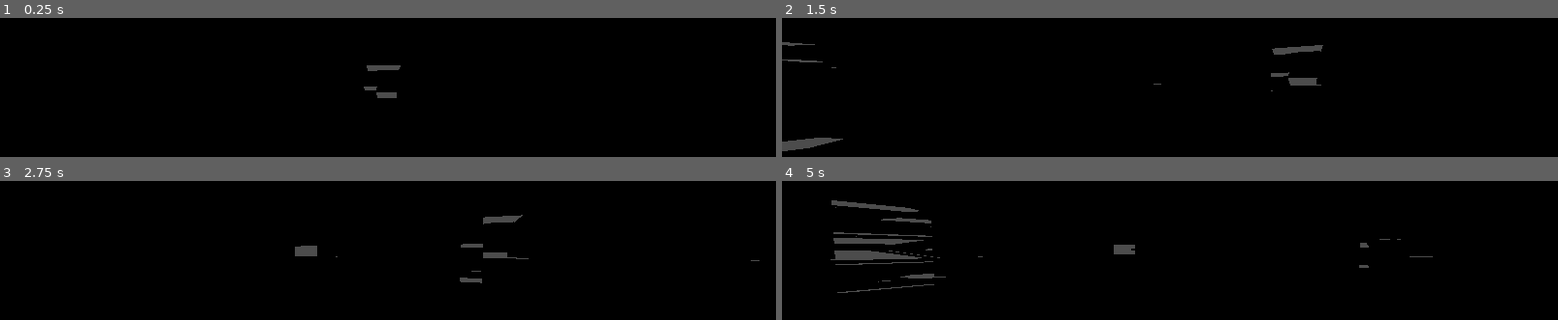
Above: before the commit, frames 1-4 (two rows, left to right).
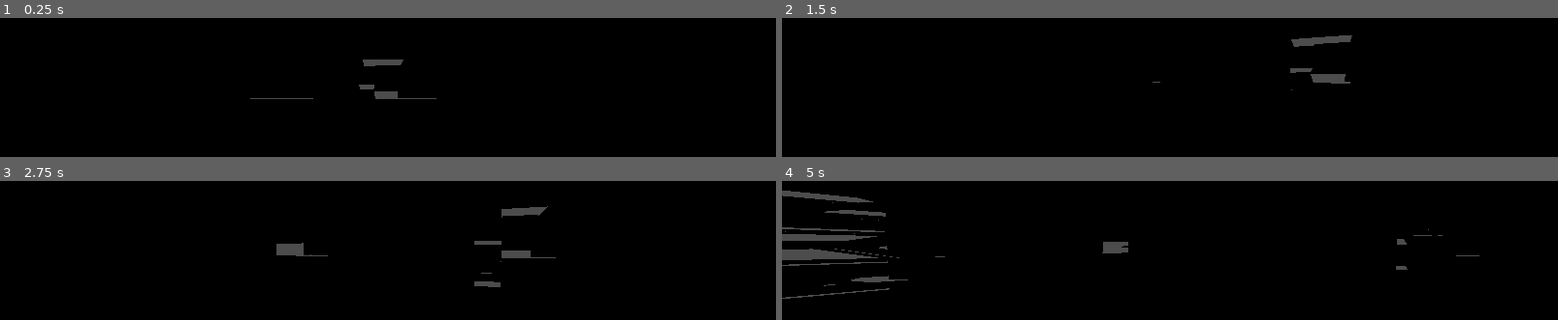
Above: after the commit, the same moments.

Repository: HenryWConklin/Total-Library
Game: Godot game, scene res://Library.tscn
Same seed, same stepped clock (60 frames per second), same inputs: the game is played once before the commit and once after it.
Inputs (mouse positions are in pixels of both pictures, inside the frame that each line leads up to):
- Up to frame 1 (0.25 s): no input
- Up to frame 2 (1.5 s): tap Enter at 0.5 s; move the mouse to (1340, 74) at 0.52 s; hold D (move_right) 0.53-1.28 s; click (1340, 74) at 0.67 s; tap Space at 1.25 s; move the mouse to (1131, 98) at 1.27 s; hold W (move_forward) from 1.28 s (still down)
- Up to frame 3 (2.75 s): keep holding W (move_forward); move the mouse to (403, 251) at 2.02 s
- Up to frame 4 (5 s): keep holding W (move_forward); move the mouse to (1162, 267) at 2.77 s; move the mouse to (1224, 265) at 3.52 s; move the mouse to (1107, 254) at 4.27 s

The runs differ from the first frame. In frame 1, 0.6% of the frame differs, in the area x 32-57%, y 29-59%; in frame 2, 1.8%; in frame 3, 1.5%; in frame 4, 4.1%, in the area x 0-90%, y 6-85%.

Commit message:
Tweak player settings

Diff:
--- a/props/Player.tscn
+++ b/props/Player.tscn
@@ -24,4 +24,5 @@
 
 [node name="Camera" type="Camera" parent="."]
 transform = Transform( 1, 0, 0, 0, 1, 0, 0, 0, 1, 0, 1.2, -0.4 )
-fov = 90.0
+fov = 80.0
+far = 500.0
